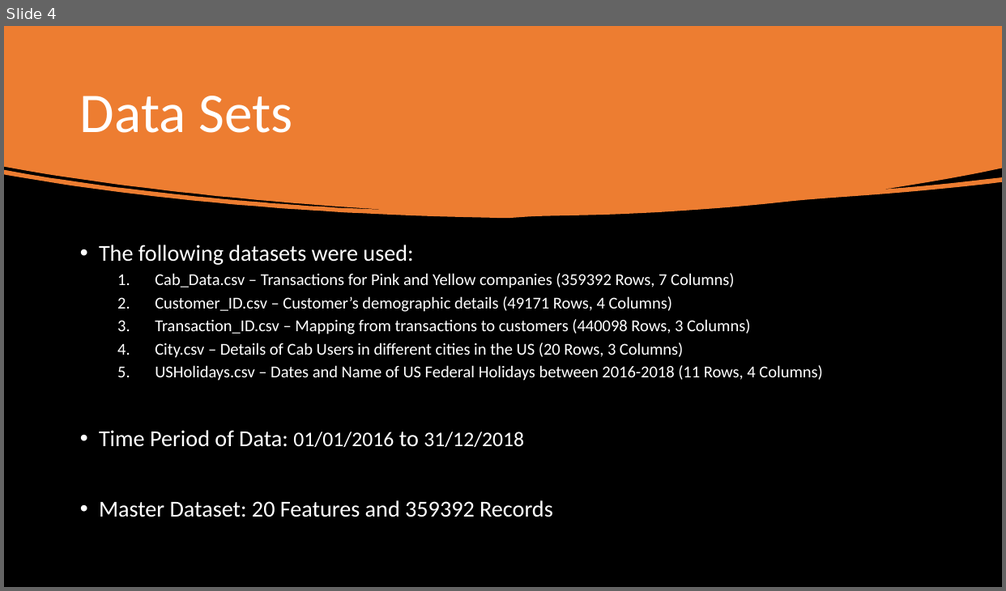
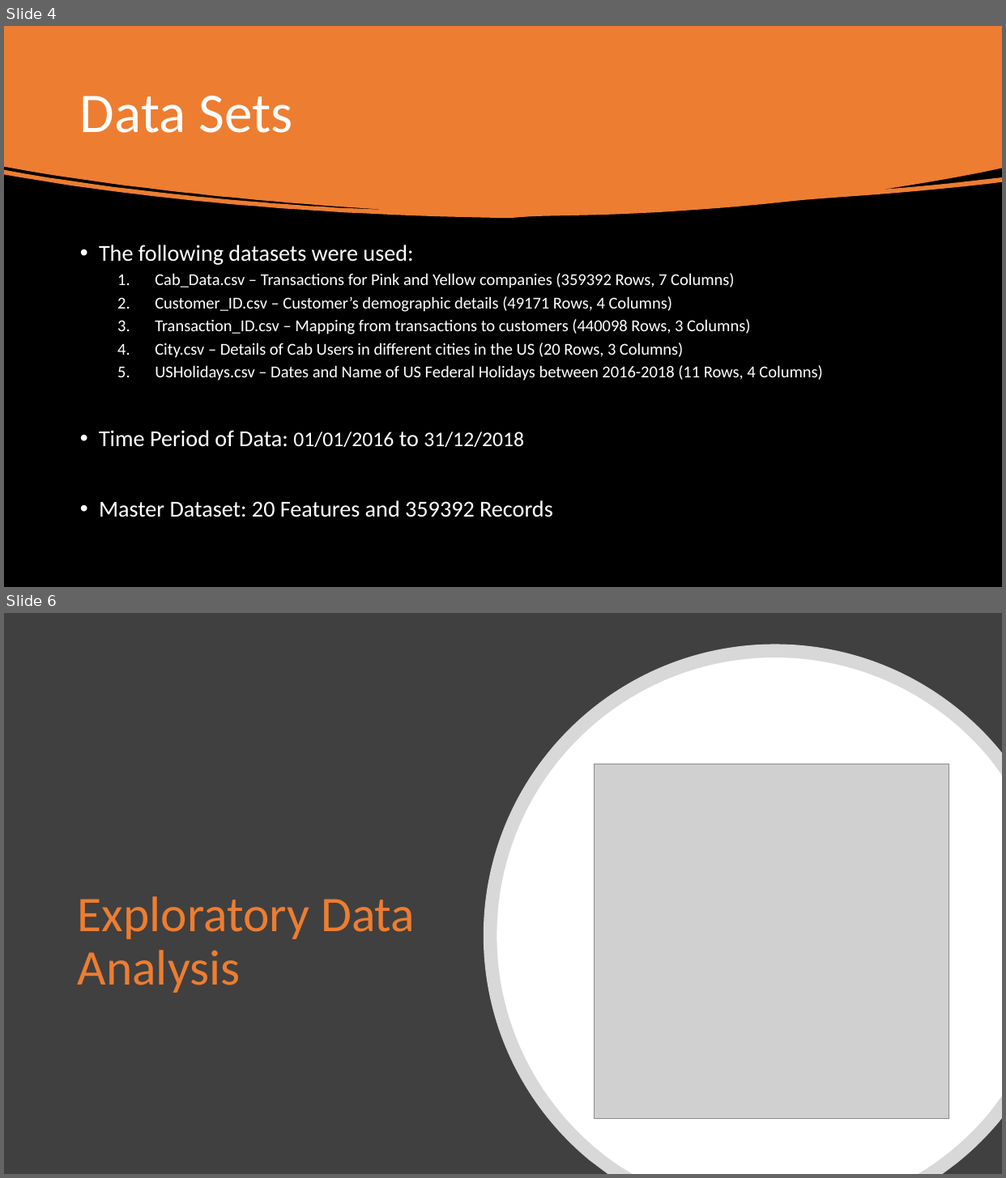
Before and after one commit to udbhavbalaji/G2M-Cab-Investment, a slide deck: G2M-Case Study.pptx. Shown one above the other, each under a label of ours: slide 4 before the commit, slides 4 and 6 after it; the slides between them are not shown. The pictures are 1006x591 and 1006x1178 pixels, drawn with LibreOffice and Linux fonts; fonts in the diff are those of the drawing; grey boxes stand for pictures. Boxes give left, top, right and bottom in pixels: in the first picture for what was removed or moved away, otherwise in the second. Text is boxed around its words. In the diff, an @@ line names an element or a change of style, - is before the commit and + after.

```diff
--- a/G2M-Case Study.pptx
+++ b/G2M-Case Study.pptx
@@ slide 6 added at [4, 613, 1002, 1174], background #ED7D31 @@
@@ rectangle added at [4, 613, 1002, 1174], fill #404040 @@
@@ freeform shape added at [484, 645, 1002, 1174], fill #FFFFFF at 80% opacity @@
@@ freeform shape added at [496, 658, 1002, 1174], fill #FFFFFF @@
@@ picture added at [594, 764, 949, 1119] @@
@@ title added at [78, 897, 415, 993], 48 pt, text #ED7D31 @@
+Exploratory Data Analysis
```
Also in this commit, not shown: 4 slides changed, 9 other slides added, 1 slide removed, 2 other files.
